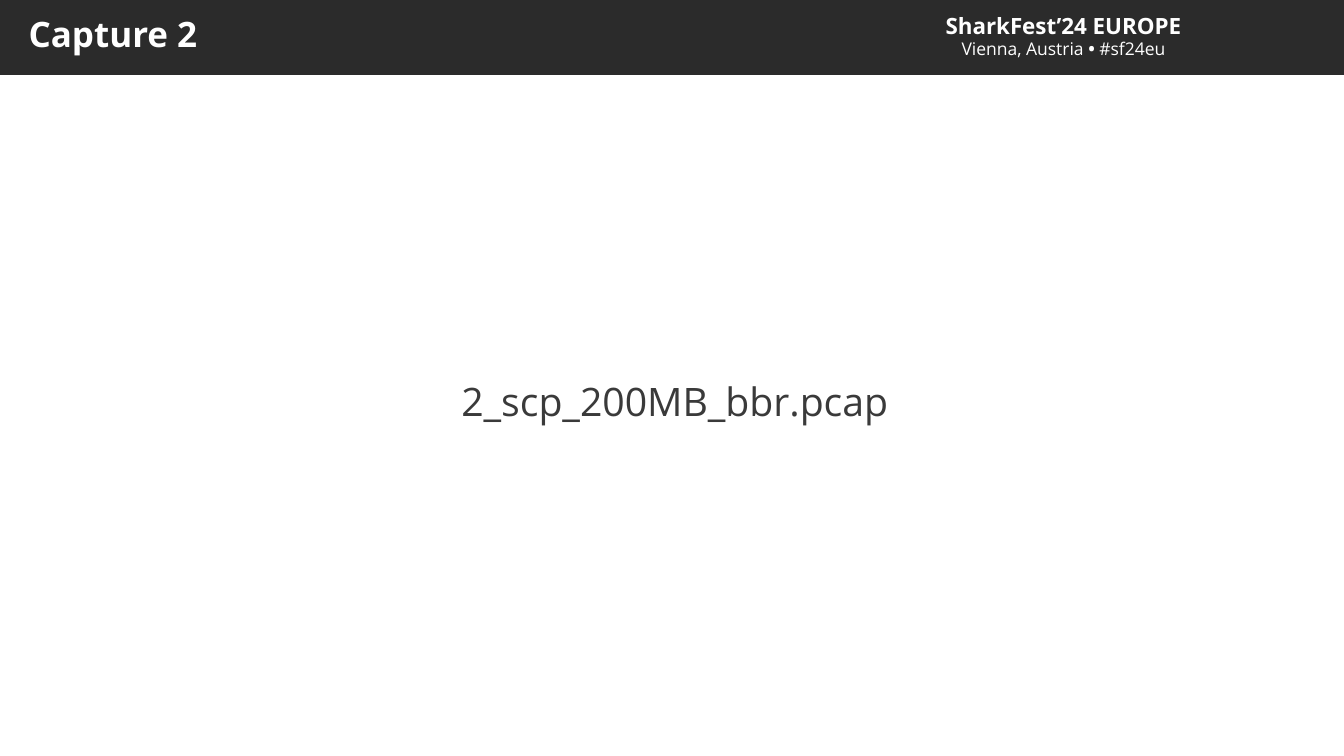
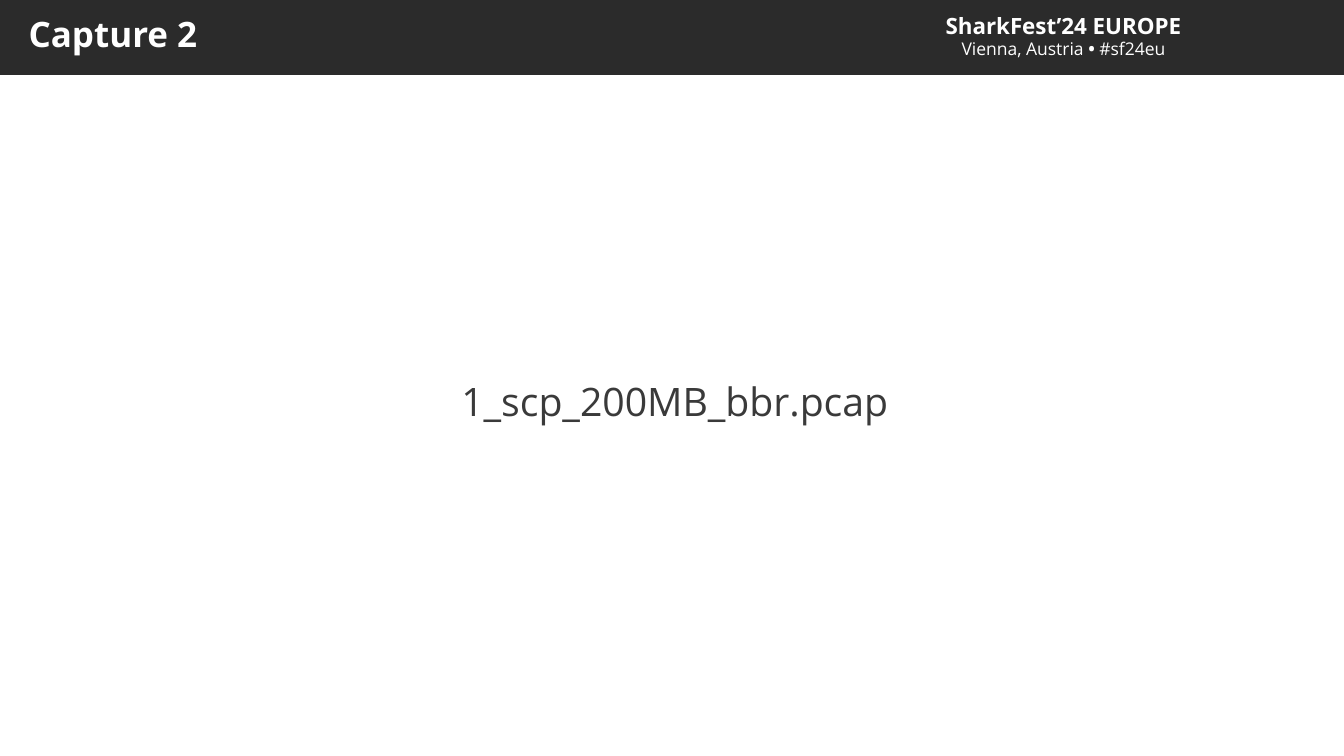
Before and after one commit to je-clark/sf24_eu_server_optimization, a slide deck: slide 16 of PacketGuidedOptimization_Sharkfest2024_EU_JClark.pptx (slide 17 before the commit). Drawn at 1344x756 pixels with LibreOffice and Linux fonts; fonts in the diff are those of the drawing; background and template pictures are left out; a plain dark background stands for a picture behind light text. Boxes give left, top, right and bottom in pixels: in the first picture for what was removed or moved away, otherwise in the second. Text is boxed around its words. In the diff, an @@ line names an element or a change of style, - is before the commit and + after.

Commit message:
updated bbr explanation, removed tcp reno, and swapped in better initcwnd capture

```diff
--- a/PacketGuidedOptimization_Sharkfest2024_EU_JClark.pptx
+++ b/PacketGuidedOptimization_Sharkfest2024_EU_JClark.pptx
@@ text at [461,386,888,426]: text changed @@
-2_scp_200MB_bbr.pcap
+1_scp_200MB_bbr.pcap
```
Also in this commit, not shown: 4 other slides changed, 1 slide added, 2 slides removed, 10 other files.
